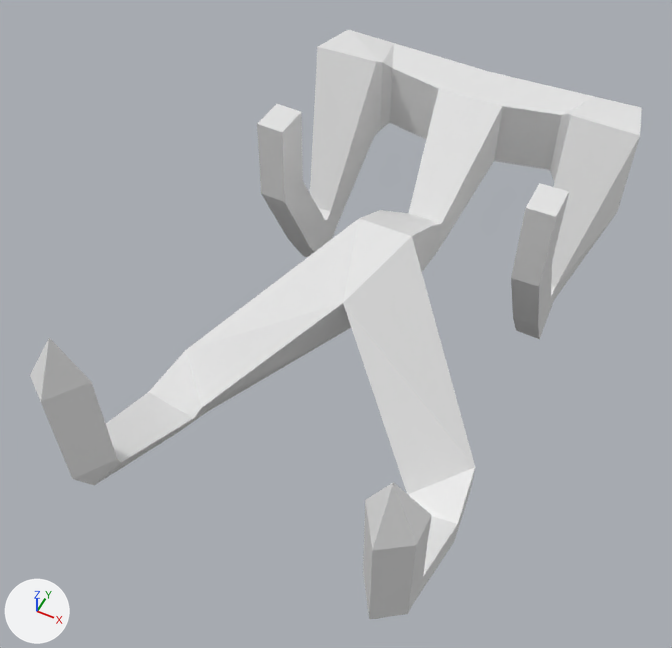
A saved change to the OBJ model ODE/assets/yrig/yrig.obj.
Camera for both pictures: a 50 mm camera at (1.83, -2.21, 4.53) aimed at (-0.14, 1.74, -0.41). Arrows for +X, +Y and +Z are at lower left; the lights stay in place. Where no turn or scale is listed for an object, it has been applied to the vertices.

Objects in the first picture: 'yrig'.
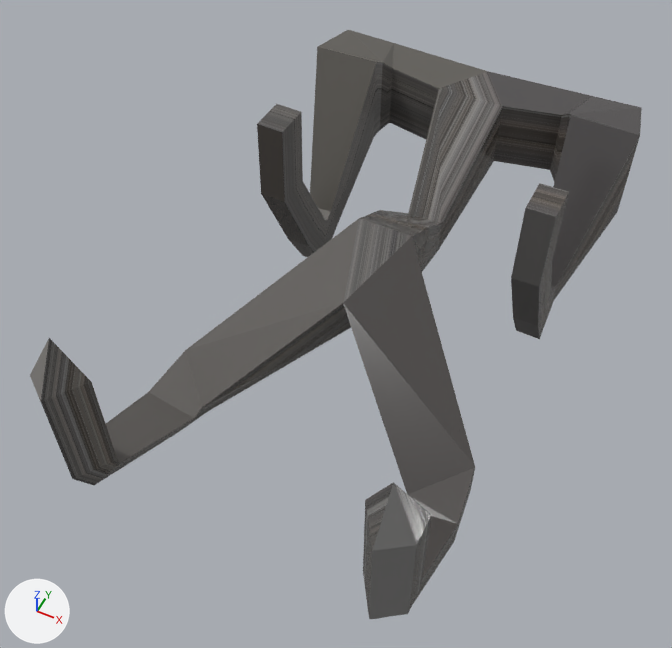
The change, as a diff of the scene's bpy script:
```diff
--- a/ODE/assets/yrig/yrig.obj.py
+++ b/ODE/assets/yrig/yrig.obj.py
@@ img_diffuso_tif @@
+img_diffuso_tif = load_image('diffuso.tif', '../stone/diffuso.tif', 1024, 1024, 'sRGB')
@@ img_rough_tif @@
+img_rough_tif = load_image('rough.tif', '../stone/rough.tif', 1024, 1024, 'sRGB')
@@ img_normal_png @@
+img_normal_png = load_image('normal.png', '../stone/normal.png', 2048, 2048, 'sRGB')
@@ mat_red @@
+mat_red = bpy.data.materials.new('RED')
+# uses the picture img_diffuso_tif
+# uses the picture img_normal_png
+# uses the picture img_rough_tif
@@ me_yrig @@
 me_yrig.from_pydata(...)  # 126 vertices, 248 faces; spans x -1.32..1.32, y -0.16..4.24, z -1.2..0.76
+me_yrig.materials.append(mat_red)
```

What differs and where, as boxes [x1, y1, x2, y2] in the pictures (672 x 648 px):
'yrig', recoloured (white to grey)
    both: [30, 30, 642, 619]
